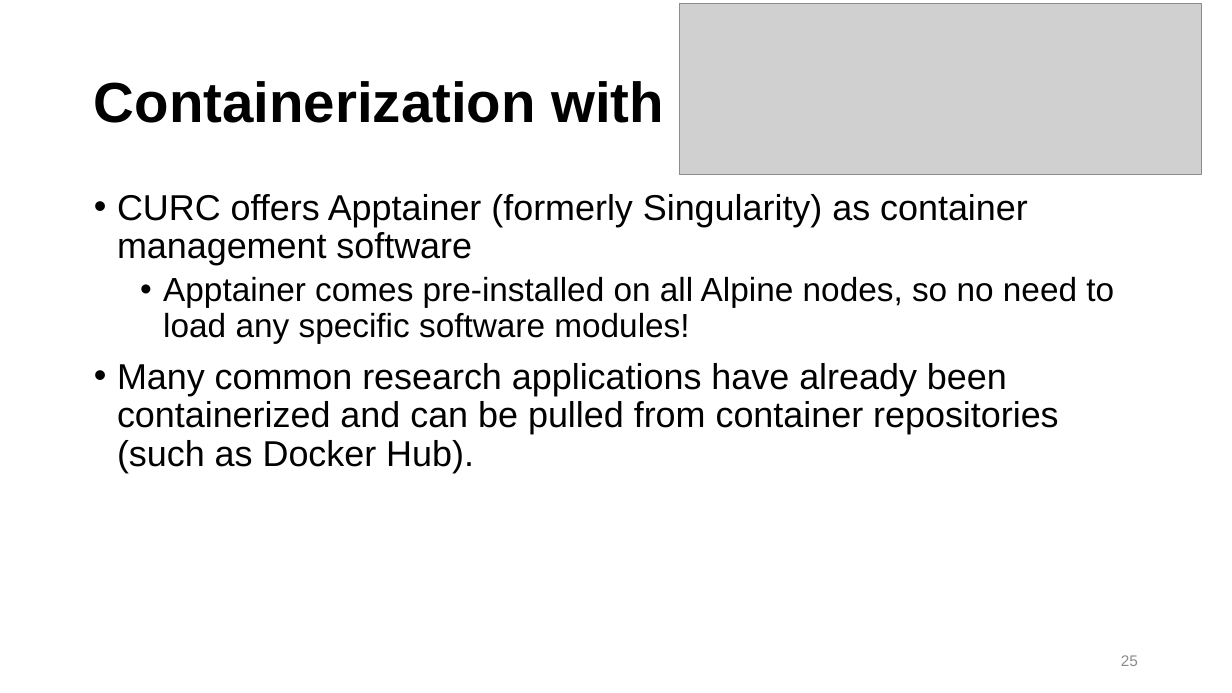
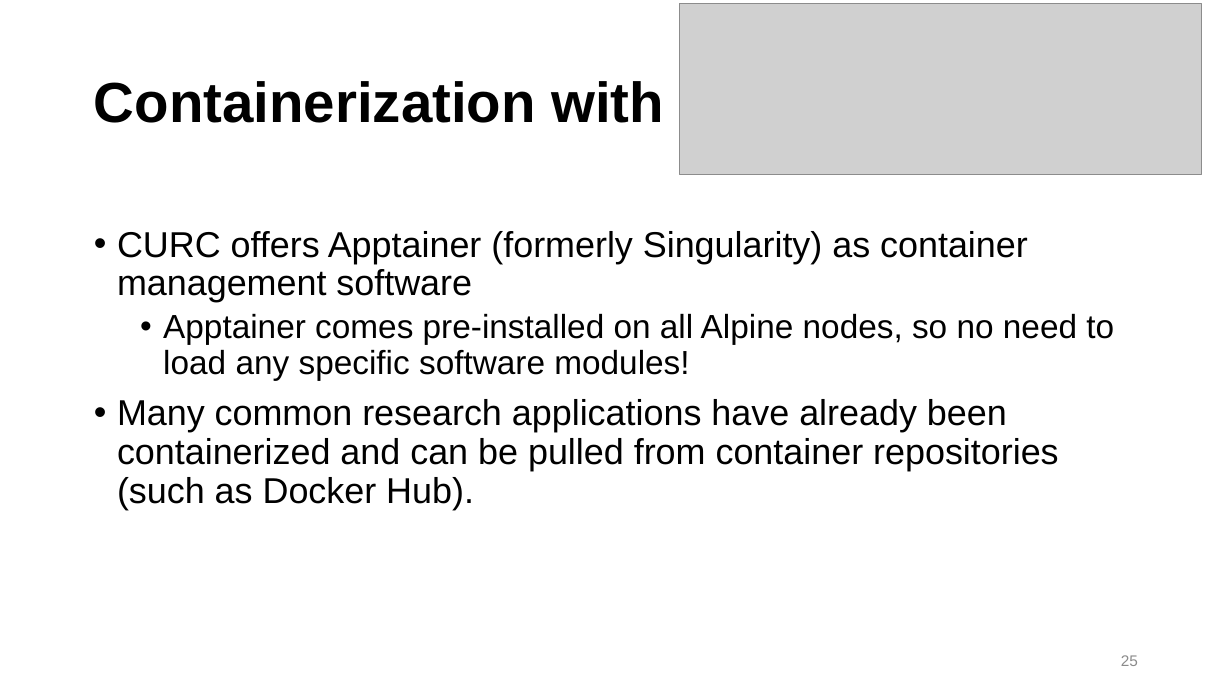
Before and after one commit to b-reyes/hpc_fundamentals_micro_credential, a slide deck: slide 25 of installing_software/installing_software.pptx. Drawn at 1232x693 pixels with LibreOffice and Linux fonts; fonts in the diff are those of the drawing; grey boxes stand for pictures; background and template pictures are left out. Boxes give left, top, right and bottom in pixels: in the first picture for what was removed or moved away, otherwise in the second. Text is boxed around its words. In the diff, an @@ line names an element or a change of style, - is before the commit and + after.

Commit message:
move description of a virtual environment to the beginning of the mamba section, go through Spack and Apptainer slides and clean up things (make them reflect the current state of the system), update EXERCUSES.md

```diff
--- a/installing_software/installing_software.pptx
+++ b/installing_software/installing_software.pptx
@@ text "CURC offers Apptainer (formerly Singularity) ...": place and size @@
-text "CURC offers Apptainer (formerly Singularity) ..." at <box>117,194,1114,473</box>
+text "CURC offers Apptainer (formerly Singularity) ..." at <box>117,231,1114,510</box>
```
Also in this commit, not shown: 10 other slides changed, 2 other files.
